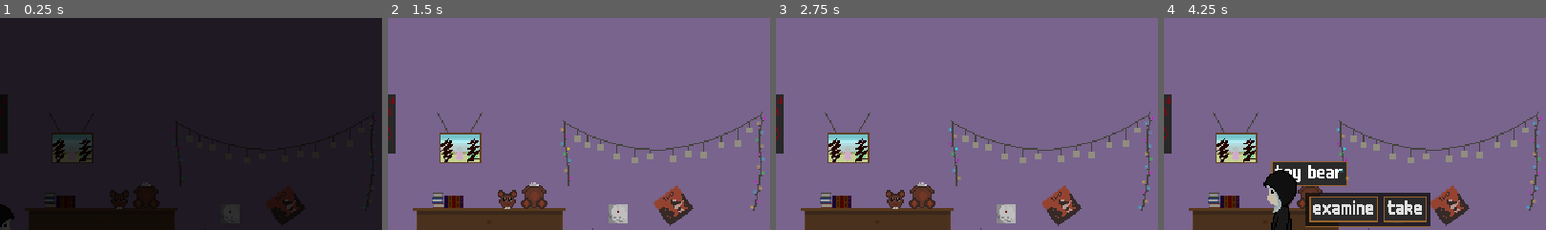
Above: before the commit, frames 1-4 (left to right).
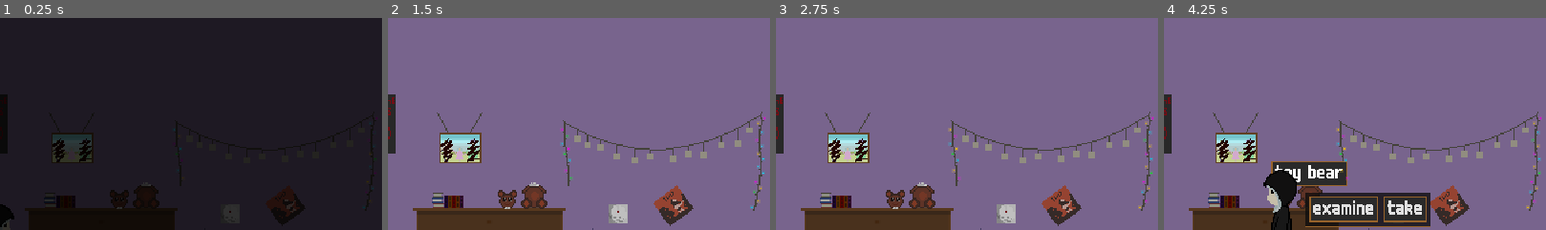
Above: after the commit, the same moments.

Repository: reeFridge/2q20
Game: Godot game, scene res://main.tscn
The game is run twice, just before and just after one commit, with the same random seed, the same clock (stepped at 60 frames per second) and the same inputs.
Inputs (mouse positions are % of the whole screen's width and height, from its top left):
- Up to frame 1 (0.25 s): no input
- Up to frame 2 (1.5 s): move the mouse to (35, 41) at 0.52 s; hold Right (ui_right) 0.53-1.28 s; click (35, 41) at 0.67 s; move the mouse to (5, 28) at 1.27 s; hold Down (ui_down) from 1.28 s (still down); click (5, 28) at 1.42 s
- Up to frame 3 (2.75 s): move the mouse to (14, 29) at 2.02 s; release Down (ui_down) at 2.03 s; hold Right (ui_right) from 2.03 s (still down); click (14, 29) at 2.17 s
- Up to frame 4 (4.25 s): move the mouse to (60, 31) at 2.77 s; release Right (ui_right) at 2.78 s; hold Up (ui_up) 2.78-3.53 s; click (60, 31) at 2.92 s; move the mouse to (69, 42) at 3.52 s; hold Left (ui_left) from 3.53 s (still down); click (69, 42) at 3.67 s
The pictures show only the part of the screen within x 50-100%, y 0-50%; the shares and areas given below are measured in that part.

The runs differ from the first frame. In frame 1, less than 0.1% of the frame differs, in the area x 45-99%, y 49-83%; in frame 2, 0.2%; in frame 3, 0.3%, in the area x 45-99%, y 48-91%; in frame 4, 0.3%.

Commit message:
move text box to bottom

Diff:
--- a/items/lamp_togglable.tscn
+++ b/items/lamp_togglable.tscn
@@ -15,7 +15,7 @@
 distance_to_activate = 100
 
 [node name="lamp" parent="." index="0" instance=ExtResource( 1 )]
-frame = 1
+frame = 0
 script = ExtResource( 3 )
 
 [node name="CollisionShape2D" type="CollisionShape2D" parent="." index="1"]
--- a/main.tscn
+++ b/main.tscn
@@ -44,9 +44,9 @@
 [node name="text_panel" type="Panel" parent="ui"]
 visible = false
 anchor_left = 0.022
-anchor_top = 0.032
+anchor_top = 0.785
 anchor_right = 0.978
-anchor_bottom = 0.215
+anchor_bottom = 0.96
 custom_styles/panel = SubResource( 4 )
 __meta__ = {
 "_edit_use_anchors_": false
